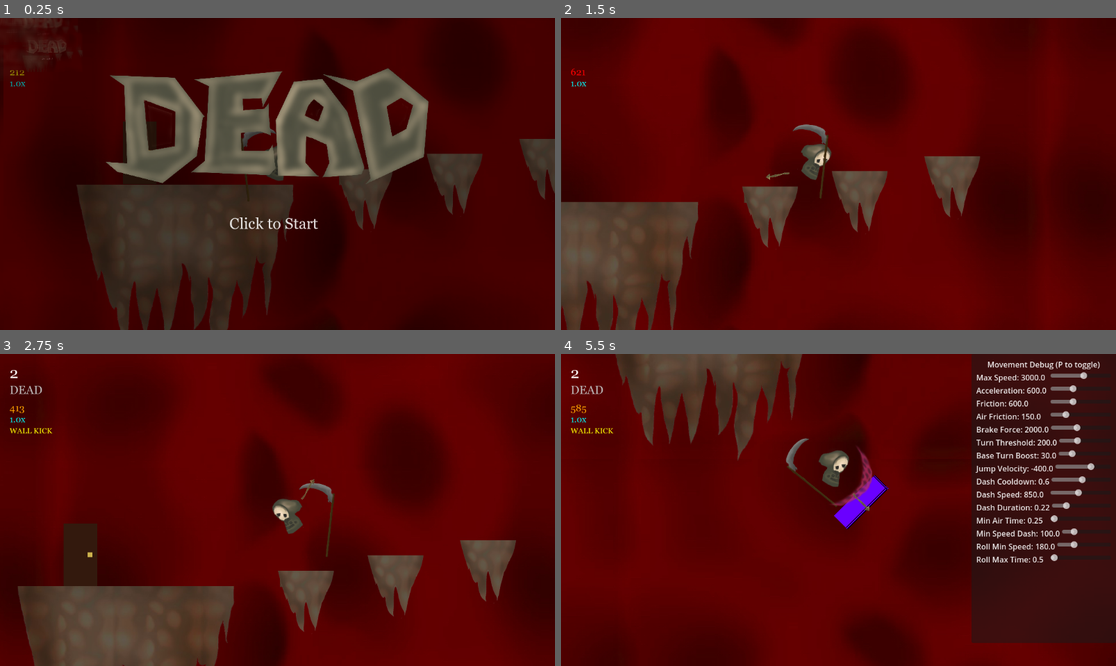
Above: before the commit, frames 1-4 (two rows, left to right).
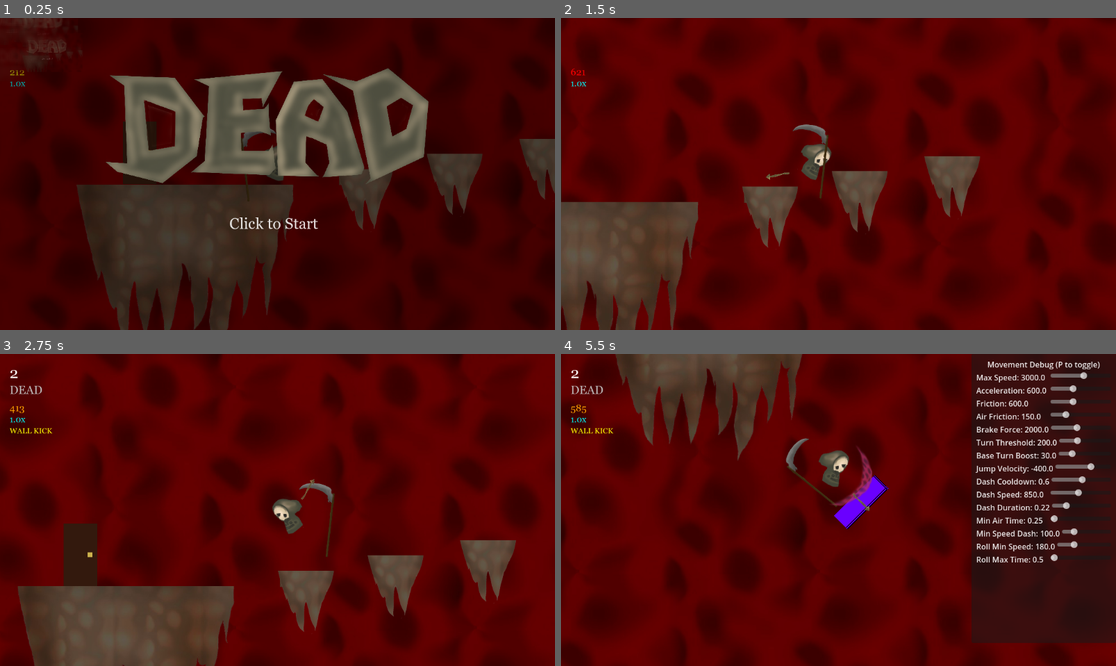
Above: after the commit, the same moments.

Repository: shrub4thedub/dead
Game: Godot game, scene res://Main.tscn
The game is run twice, just before and just after one commit, with the same random seed, the same clock (stepped at 60 frames per second) and the same inputs.
Inputs (mouse positions are in pixels of both pictures, inside the frame that each line leads up to):
- Up to frame 1 (0.25 s): no input
- Up to frame 2 (1.5 s): tap F (interact) at 0.5 s; move the mouse to (960, 158) at 0.52 s; hold F (interact) 0.53-1.28 s; hold D from 0.53 s (still down); click (960, 158) at 0.67 s; tap Space (jump) at 0.77 s; move the mouse to (727, 189) at 1.27 s; click (727, 189) at 1.35 s
- Up to frame 3 (2.75 s): tap Space (jump) at 1.52 s; tap F (interact) at 1.55, 2 s; move the mouse to (333, 441) at 2.02 s; release D at 2.03 s; hold A from 2.03 s (still down); hold F (interact) from 2.03 s (still down); tap Shift (dash) at 2.1 s
- Up to frame 4 (5.5 s): move the mouse to (810, 572) at 2.77 s; release A at 2.78 s; release F (interact) at 2.78 s; hold D 2.78-4.28 s; tap F (interact) at 2.85, 3.5, 4.55 s; click (810, 572) at 2.92 s; tap Space (jump) at 3.02, 3.77, 4.52 s; move the mouse to (1005, 556) at 3.52 s; hold F (interact) 3.53-4.28 s; tap P at 3.6 s; move the mouse to (672, 463) at 4.27 s; hold A 4.28-5.03 s; tap O at 4.35 s; move the mouse to (866, 510) at 5.02 s; hold D from 5.03 s (still down); hold F (interact) from 5.03 s (still down); tap Q at 5.1 s; click (866, 510) at 5.17 s

The runs differ from the first frame. In frame 1, 3.3% of the frame differs, in the area x 0-100%, y 0-100%; in frame 2, 18%; in frame 3, 19%; in frame 4, 10%.

Commit message:
Add seamless sky system and department building
- Replace static sky grid with dynamic SkyTileManager that creates tiles based on camera position
- Add department building with crossfade interaction system
- Department shows outside view by default, crossfades to inside when player enters
- Inside view renders behind player with proper z-indexing
- Manager and Handler become visible when inside the building

Diff:
--- /dev/null
+++ b/DepartmentBuilding.gd
@@ -0,0 +1,84 @@
+extends Node2D
+
+@onready var department_sprite = $DepartmentSprite
+@onready var inside_sprite = $InsideSprite
+@onready var interaction_area = $InteractionArea
+@onready var manager = get_node("../Manager")
+@onready var handler = get_node("../Handler")
+
+var outside_texture: Texture2D
+var inside_texture: Texture2D
+var is_inside = false
+var crossfade_tween: Tween
+
+func _ready():
+	# Load both textures
+	outside_texture = load("res://Assets/DepartmentOutside.png")
+	inside_texture = load("res://Assets/DepartmentInside.png")
+
+	# Set up sprites
+	department_sprite.texture = outside_texture
+	inside_sprite.texture = inside_texture
+	inside_sprite.modulate.a = 0.0  # Start invisible
+
+	# Set z-index so inside is behind everything
+	inside_sprite.z_index = -10
+	department_sprite.z_index = -5
+
+	# Initially hide interior objects
+	manager.visible = false
+	handler.visible = false
+
+	# Connect player interaction
+	interaction_area.body_entered.connect(_on_player_entered)
+	interaction_area.body_exited.connect(_on_player_exited)
+
+func _on_player_entered(body):
+	if body.name == "Player" and not is_inside:
+		crossfade_to_inside()
+
+func _on_player_exited(body):
+	if body.name == "Player" and is_inside:
+		crossfade_to_outside()
+
+func crossfade_to_inside():
+	is_inside = true
+	print("Player entered department - switching to inside view")
+
+	# Stop any existing tween
+	if crossfade_tween:
+		crossfade_tween.kill()
+
+	# Create new tween for simultaneous crossfade
+	crossfade_tween = create_tween()
+	crossfade_tween.set_parallel(true)  # Allow multiple tweens to run simultaneously
+
+	# Fade out outside sprite and fade in inside sprite at the same time
+	crossfade_tween.tween_property(department_sprite, "modulate:a", 0.0, 0.5)
+	crossfade_tween.tween_property(inside_sprite, "modulate:a", 1.0, 0.5)
+
+	# Show interior objects after crossfade
+	crossfade_tween.tween_callback(func():
+		manager.visible = true
+		handler.visible = true
+	)
+
+func crossfade_to_outside():
+	is_inside = false
+	print("Player exited department - switching to outside view")
+
+	# Hide interior objects immediately
+	manager.visible = false
+	handler.visible = false
+
+	# Stop any existing tween
+	if crossfade_tween:
+		crossfade_tween.kill()
+
+	# Create new tween for simultaneous crossfade
+	crossfade_tween = create_tween()
+	crossfade_tween.set_parallel(true)  # Allow multiple tweens to run simultaneously
+
+	# Fade out inside sprite and fade in outside sprite at the same time
+	crossfade_tween.tween_property(inside_sprite, "modulate:a", 0.0, 0.5)
+	crossfade_tween.tween_property(department_sprite, "modulate:a", 1.0, 0.5)
--- /dev/null
+++ b/DepartmentBuilding.tscn
@@ -0,0 +1,26 @@
+[gd_scene load_steps=4 format=3 uid="uid://department001"]
+
+[ext_resource type="Script" path="res://DepartmentBuilding.gd" id="1_department"]
+[ext_resource type="Texture2D" uid="uid://ci7nltb4sfo3y" path="res://Assets/DepartmentOutside.png" id="2_dept_outside"]
+[ext_resource type="Texture2D" uid="uid://d0g4nfaariixf" path="res://Assets/DepartmentInside.png" id="3_dept_inside"]
+
+[sub_resource type="RectangleShape2D" id="RectangleShape2D_1"]
+size = Vector2(400, 300)
+
+[node name="DepartmentBuilding" type="Node2D"]
+script = ExtResource("1_department")
+
+[node name="DepartmentSprite" type="Sprite2D" parent="."]
+position = Vector2(-41, -232)
+scale = Vector2(0.3, 0.3)
+texture = ExtResource("2_dept_outside")
+
+[node name="InsideSprite" type="Sprite2D" parent="."]
+position = Vector2(-41, -232)
+scale = Vector2(0.3, 0.3)
+texture = ExtResource("3_dept_inside")
+
+[node name="InteractionArea" type="Area2D" parent="."]
+
+[node name="CollisionShape2D" type="CollisionShape2D" parent="InteractionArea"]
+shape = SubResource("RectangleShape2D_1")
--- a/Main.tscn
+++ b/Main.tscn
@@ -6,132 +6,26 @@
 [ext_resource type="PackedScene" uid="uid://c72bwutmwgfog" path="res://Coin.tscn" id="4_8v5xj"]
 [ext_resource type="PackedScene" uid="uid://edgcswec8jwo" path="res://DashBulb.tscn" id="5_8v5xj"]
 [ext_resource type="PackedScene" uid="uid://b3hcswedakxp" path="res://SmashBulb.tscn" id="6_8v5xj"]
-[ext_resource type="Texture2D" uid="uid://cd7bc3cixkn7c" path="res://Assets/NewSky.png" id="9_skybox"]
-[ext_resource type="PackedScene" path="res://InteractiveFish.tscn" id="10_fish"]
-[ext_resource type="PackedScene" uid="uid://tlfyfp838v0h" path="res://SimpleDialogue.tscn" id="11_dialogue"]
-[ext_resource type="PackedScene" path="res://InteractiveManager.tscn" id="12_manager"]
-[ext_resource type="PackedScene" uid="uid://chandler001" path="res://InteractiveHandler.tscn" id="13_handler"]
-[ext_resource type="PackedScene" path="res://Door.tscn" id="14_door"]
-[ext_resource type="PackedScene" uid="uid://b4n7q8xar5vix" path="res://DebugUI.tscn" id="15_debug"]
-[ext_resource type="PackedScene" path="res://Zipline.tscn" id="16_zipline"]
-[ext_resource type="AudioStream" uid="uid://dqaqe4647lv77" path="res://Assets/Dead.mp3" id="17_theme"]
-[ext_resource type="PackedScene" uid="uid://du1emeo84kaxv" path="res://Isle.tscn" id="18_isle"]
-[ext_resource type="PackedScene" path="res://IsleSmall.tscn" id="19_islesmall"]
-[ext_resource type="PackedScene" path="res://SceneTransition.tscn" id="20_transition"]
+[ext_resource type="Script" uid="uid://d46q3asgolav" path="res://SkyTileManager.gd" id="10_sky_manager"]
+[ext_resource type="PackedScene" path="res://InteractiveFish.tscn" id="11_fish"]
+[ext_resource type="PackedScene" uid="uid://tlfyfp838v0h" path="res://SimpleDialogue.tscn" id="12_dialogue"]
+[ext_resource type="PackedScene" path="res://InteractiveManager.tscn" id="13_manager"]
+[ext_resource type="PackedScene" uid="uid://chandler001" path="res://InteractiveHandler.tscn" id="14_handler"]
+[ext_resource type="PackedScene" path="res://Door.tscn" id="15_door"]
+[ext_resource type="PackedScene" uid="uid://b4n7q8xar5vix" path="res://DebugUI.tscn" id="16_debug"]
+[ext_resource type="PackedScene" path="res://Zipline.tscn" id="17_zipline"]
+[ext_resource type="AudioStream" uid="uid://dqaqe4647lv77" path="res://Assets/Dead.mp3" id="18_theme"]
+[ext_resource type="PackedScene" uid="uid://du1emeo84kaxv" path="res://Isle.tscn" id="19_isle"]
+[ext_resource type="PackedScene" path="res://IsleSmall.tscn" id="20_islesmall"]
+[ext_resource type="PackedScene" path="res://SceneTransition.tscn" id="21_transition"]
+[ext_resource type="PackedScene" uid="uid://department001" path="res://DepartmentBuilding.tscn" id="22_department"]
 
 [node name="Main" type="Node2D"]
 script = ExtResource("1_8v5xj")
 
-[node name="SkyboxGrid3" type="Node2D" parent="."]
+[node name="SkyTileManager" type="Node2D" parent="."]
 z_index = -100
-position = Vector2(0, 4066)
-
-[node name="Sky_-2_-3" type="Sprite2D" parent="SkyboxGrid3"]
-position = Vector2(-3261, -4389)
-scale = Vector2(2.4003, 2.47308)
-texture = ExtResource("9_skybox")
-
-[node name="Sky_-2_-10" type="Sprite2D" parent="SkyboxGrid3"]
-position = Vector2(-6481, -4350)
-scale = Vector2(2.4003, 2.47308)
-texture = ExtResource("9_skybox")
-
-[node name="Sky_-2_-11" type="Sprite2D" parent="SkyboxGrid3"]
-position = Vector2(-6475, -2059)
-scale = Vector2(2.4003, 2.47308)
-texture = ExtResource("9_skybox")
-
-[node name="Sky_-2_-9" type="Sprite2D" parent="SkyboxGrid3"]
-position = Vector2(-3266, -2105)
-scale = Vector2(2.4003, 2.47308)
-texture = ExtResource("9_skybox")
-
-[node name="Sky_-2_-9" type="Sprite2D" parent="SkyboxGrid3/Sky_-2_-9"]
-position = Vector2(1349.41, -31.944)
-scale = Vector2(0.997997, 0.950227)
-texture = ExtResource("9_skybox")
-
-[node name="Sky_-2_-4" type="Sprite2D" parent="SkyboxGrid3"]
-position = Vector2(-13, -4389)
-scale = Vector2(2.4003, 2.47308)
-texture = ExtResource("9_skybox")
-
-[node name="Sky_-2_-5" type="Sprite2D" parent="SkyboxGrid3"]
-position = Vector2(3229, -4387)
-scale = Vector2(2.4003, 2.47308)
-texture = ExtResource("9_skybox")
-
-[node name="Sky_-2_-6" type="Sprite2D" parent="SkyboxGrid3"]
-position = Vector2(3231, -6630)
-scale = Vector2(2.4003, 2.47308)
-texture = ExtResource("9_skybox")
-
-[node name="Sky_-2_-7" type="Sprite2D" parent="SkyboxGrid3"]
-position = Vector2(-18, -6621)
-scale = Vector2(2.4003, 2.47308)
-texture = ExtResource("9_skybox")
-
-[node name="Sky_-2_-8" type="Sprite2D" parent="SkyboxGrid3"]
-position = Vector2(-3258, -6669)
-scale = Vector2(2.4003, 2.47308)
-texture = ExtResource("9_skybox")
-
-[node name="Sky_-1_-3" type="Sprite2D" parent="SkyboxGrid3"]
-position = Vector2(16328, -432)
-texture = ExtResource("9_skybox")
-
-[node name="Sky_0_-3" type="Sprite2D" parent="SkyboxGrid3"]
-position = Vector2(15244, -881)
-texture = ExtResource("9_skybox")
-
-[node name="Sky_1_-3" type="Sprite2D" parent="SkyboxGrid3"]
-position = Vector2(13319, -2257)
-texture = ExtResource("9_skybox")
-
-[node name="Sky_-2_-2" type="Sprite2D" parent="SkyboxGrid3"]
-position = Vector2(14656, -1340)
-texture = ExtResource("9_skybox")
-
-[node name="Sky_-1_-2" type="Sprite2D" parent="SkyboxGrid3"]
-position = Vector2(-288.5, -2293)
-scale = Vector2(-0.000738552, 1)
-texture = ExtResource("9_skybox")
-
-[node name="Sky_1_-2" type="Sprite2D" parent="SkyboxGrid3"]
-position = Vector2(13505, -2698)
-texture = ExtResource("9_skybox")
-
-[node name="Sky_-2_-1" type="Sprite2D" parent="SkyboxGrid3"]
-position = Vector2(11927, -1254)
-texture = ExtResource("9_skybox")
-
-[node name="Sky_-1_-1" type="Sprite2D" parent="SkyboxGrid3"]
-position = Vector2(14764, -1637)
-texture = ExtResource("9_skybox")
-
-[node name="Sky_0_-1" type="Sprite2D" parent="SkyboxGrid3"]
-position = Vector2(12186, -2404)
-texture = ExtResource("9_skybox")
-
-[node name="Sky_1_-1" type="Sprite2D" parent="SkyboxGrid3"]
-position = Vector2(12469, -3042)
-texture = ExtResource("9_skybox")
-
-[node name="Sky_-2_0" type="Sprite2D" parent="SkyboxGrid3"]
-position = Vector2(12872, -1226)
-texture = ExtResource("9_skybox")
-
-[node name="Sky_-1_0" type="Sprite2D" parent="SkyboxGrid3"]
-position = Vector2(12746, -1967)
-texture = ExtResource("9_skybox")
-
-[node name="Sky_0_0" type="Sprite2D" parent="SkyboxGrid3"]
-position = Vector2(11267, -2172)
-texture = ExtResource("9_skybox")
-
-[node name="Sky_1_0" type="Sprite2D" parent="SkyboxGrid3"]
-position = Vector2(9557, -2785)
-texture = ExtResource("9_skybox")
+script = ExtResource("10_sky_manager")
 
 [node name="TileMap" type="TileMap" parent="."]
 z_index = -2
@@ -170,21 +64,24 @@
 [node name="SmashBulb" parent="." instance=ExtResource("6_8v5xj")]
 position = Vector2(1734, -1596)
 
-[node name="Fish" parent="." instance=ExtResource("10_fish")]
+[node name="Fish" parent="." instance=ExtResource("11_fish")]
 position = Vector2(-263, 209)
 
-[node name="Handler" parent="." instance=ExtResource("13_handler")]
+[node name="Handler" parent="." instance=ExtResource("14_handler")]
 position = Vector2(1684, -2371)
 
-[node name="Manager" parent="." instance=ExtResource("12_manager")]
+[node name="Manager" parent="." instance=ExtResource("13_manager")]
 position = Vector2(1273, -2384)
 
-[node name="Door" parent="." instance=ExtResource("14_door")]
+[node name="DepartmentBuilding" parent="." instance=ExtResource("22_department")]
+position = Vector2(1479, -2378)
+
+[node name="Door" parent="." instance=ExtResource("15_door")]
 position = Vector2(-4573, 349)
 
-[node name="SimpleDialogue" parent="." instance=ExtResource("11_dialogue")]
+[node name="SimpleDialogue" parent="." instance=ExtResource("12_dialogue")]
 
-[node name="DebugUI" parent="." instance=ExtResource("15_debug")]
+[node name="DebugUI" parent="." instance=ExtResource("16_debug")]
 
 [node name="UnlockLabel" type="Label" parent="."]
 visible = false
--- /dev/null
+++ b/SkyTileManager.gd
@@ -0,0 +1,82 @@
+extends Node2D
+
+# Sky tile management
+var sky_texture: Texture2D
+var tile_size: Vector2 = Vector2(500, 500)  # Matches the actual Seamless_Sky.PNG size
+var active_tiles: Dictionary = {}
+var camera: Camera2D
+var last_camera_pos: Vector2
+
+func _ready():
+	# Load the seamless sky texture
+	sky_texture = load("res://Assets/Seamless_Sky.PNG")
+
+	# Find the camera (it's attached to the player)
+	call_deferred("find_camera")
+
+func find_camera():
+	var player = get_node("../Player")
+	if player:
+		camera = player.get_node("Camera2D2")
+		if camera:
+			print("SkyTileManager: Found camera")
+		else:
+			print("SkyTileManager: Camera not found")
+	else:
+		print("SkyTileManager: Player not found")
+
+func _process(_delta):
+	if camera:
+		var camera_pos = camera.global_position
+
+		# Only update if camera moved significantly
+		if camera_pos.distance_to(last_camera_pos) > 100:
+			update_sky_tiles(camera_pos)
+			last_camera_pos = camera_pos
+
+func update_sky_tiles(camera_pos: Vector2):
+	# Calculate which tiles should be visible
+	var viewport_size = get_viewport().get_visible_rect().size
+	var zoom = camera.zoom if camera else Vector2(1, 1)
+	var effective_viewport = viewport_size / zoom
+
+	# Add some padding to ensure smooth transitions
+	var padding = tile_size * 2
+	var start_x = int((camera_pos.x - effective_viewport.x/2 - padding.x) / tile_size.x) * tile_size.x
+	var end_x = int((camera_pos.x + effective_viewport.x/2 + padding.x) / tile_size.x) * tile_size.x
+	var start_y = int((camera_pos.y - effective_viewport.y/2 - padding.y) / tile_size.y) * tile_size.y
+	var end_y = int((camera_pos.y + effective_viewport.y/2 + padding.y) / tile_size.y) * tile_size.y
+
+	var needed_tiles: Dictionary = {}
+
+	# Generate tiles in a grid around the camera
+	for x in range(start_x, end_x + tile_size.x, tile_size.x):
+		for y in range(start_y, end_y + tile_size.y, tile_size.y):
+			var tile_key = Vector2(x, y)
+			needed_tiles[tile_key] = true
+
+			# Create tile if it doesn't exist
+			if not active_tiles.has(tile_key):
+				create_sky_tile(tile_key)
+
+	# Remove tiles that are no longer needed
+	var tiles_to_remove = []
+	for tile_key in active_tiles.keys():
+		if not needed_tiles.has(tile_key):
+			tiles_to_remove.append(tile_key)
+
+	for tile_key in tiles_to_remove:
+		remove_sky_tile(tile_key)
+
+func create_sky_tile(tile_pos: Vector2):
+	var sprite = Sprite2D.new()
+	sprite.texture = sky_texture
+	sprite.position = tile_pos + tile_size / 2  # Center the sprite on the tile
+	add_child(sprite)
+	active_tiles[tile_pos] = sprite
+
+func remove_sky_tile(tile_pos: Vector2):
+	if active_tiles.has(tile_pos):
+		var sprite = active_tiles[tile_pos]
+		sprite.queue_free()
+		active_tiles.erase(tile_pos)
Binary file added: Assets/DepartmentInside.png
Not shown, added: Assets/DepartmentInside.png.import
Binary file added: Assets/DepartmentOutside.png
Not shown, added: Assets/DepartmentOutside.png.import
Binary file added: Assets/Seamless_Sky.PNG
Not shown, added: Assets/Seamless_Sky.PNG.import
Not shown, added: DepartmentBuilding.gd.uid
Not shown: 2 places in Main.tscn that only renumber resources
Not shown, added: SkyTileManager.gd.uid
